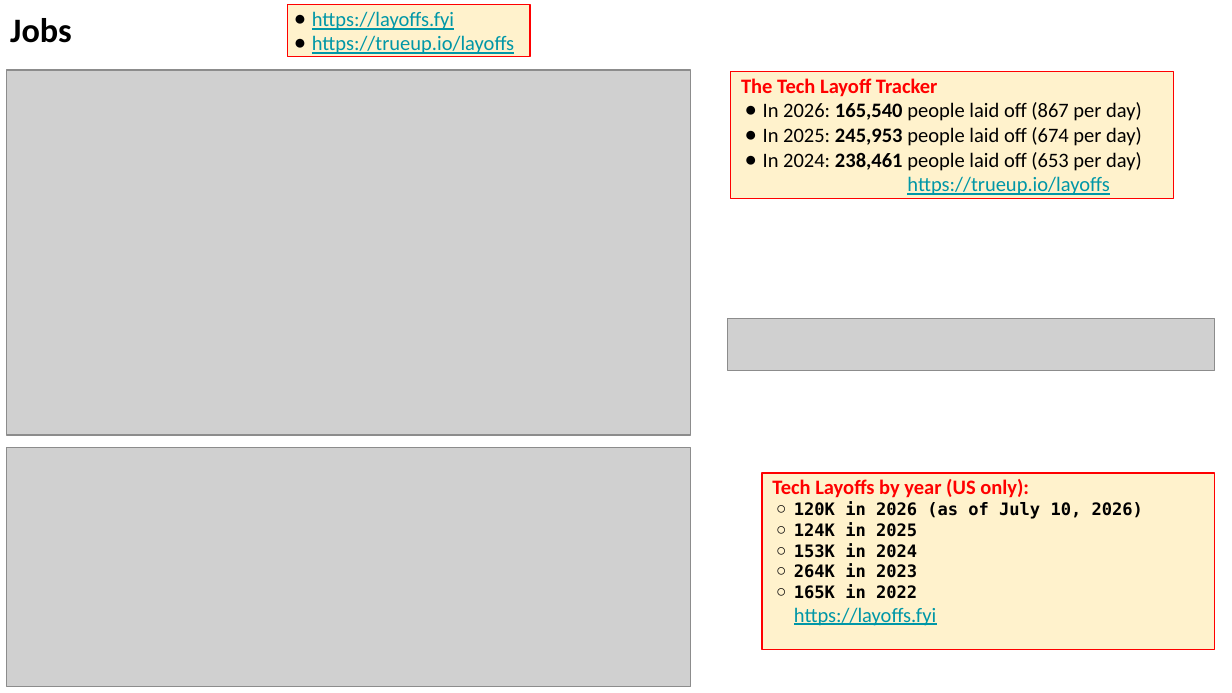
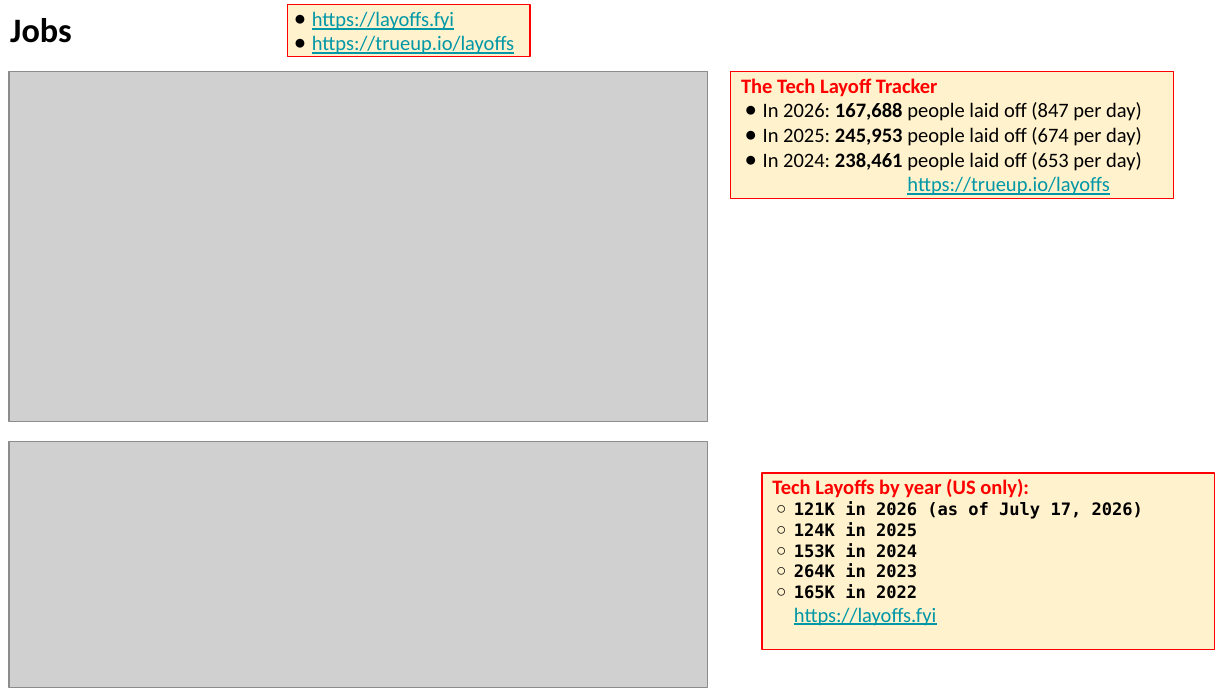
Before and after one commit to lselector/seminar, a slide deck: slide 27 of 2026/2026-07-17-AI-Updates.pptx (slide 20 before the commit). Drawn at 1232x693 pixels with LibreOffice and Linux fonts; fonts in the diff are those of the drawing; grey boxes stand for pictures. Boxes give left, top, right and bottom in pixels: in the first picture for what was removed or moved away, otherwise in the second. Text is boxed around its words. In the diff, an @@ line names an element or a change of style, - is before the commit and + after.

```diff
--- a/2026/2026-07-17-AI-Updates.pptx
+++ b/2026/2026-07-17-AI-Updates.pptx
@@ picture: place and size @@
-picture at bbox=[6, 70, 690, 435]
+picture at bbox=[9, 71, 707, 421]
@@ text in rectangle at bbox=[763, 102, 1142, 121]: text changed @@
-● In 2026: 165,540 people laid off (867 per day)
+● In 2026: 167,688 people laid off (847 per day)
@@ picture removed at bbox=[728, 319, 1215, 371] @@
@@ picture: place and size @@
-picture at bbox=[6, 447, 690, 686]
+picture at bbox=[9, 442, 707, 687]
@@ text in rectangle at bbox=[794, 502, 1143, 519]: text changed @@
-  ○ 120K in 2026 (as of July 10, 2026)
+  ○ 121K in 2026 (as of July 17, 2026)
```
Also in this commit, not shown: 16 other slides changed, 7 slides added.
